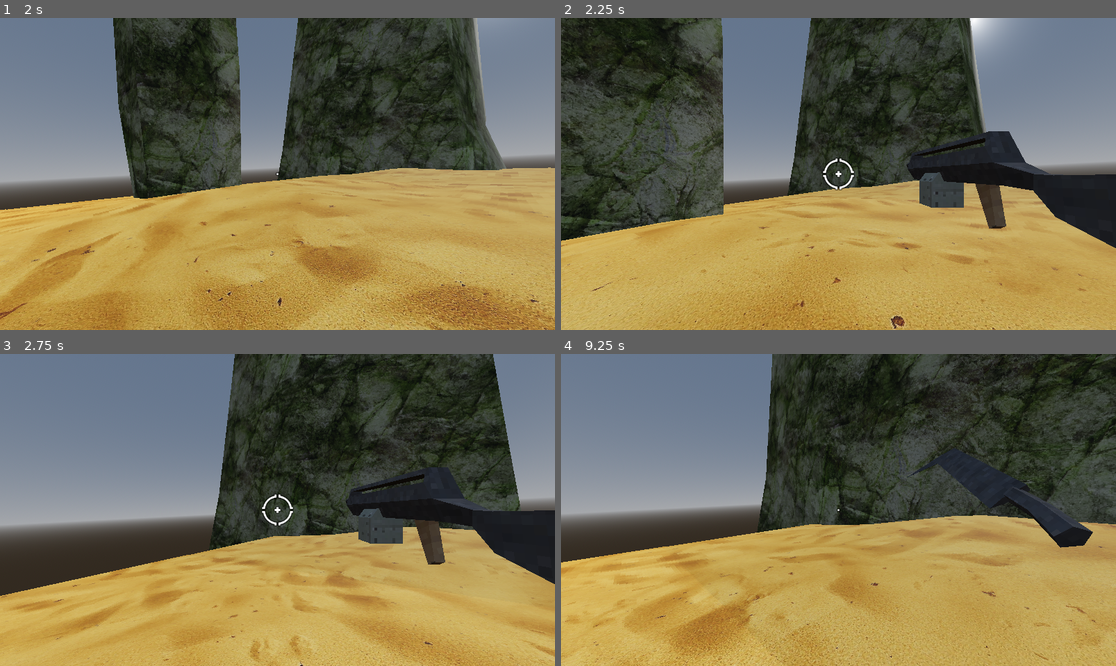
Above: before the commit, frames 1-4 (two rows, left to right).
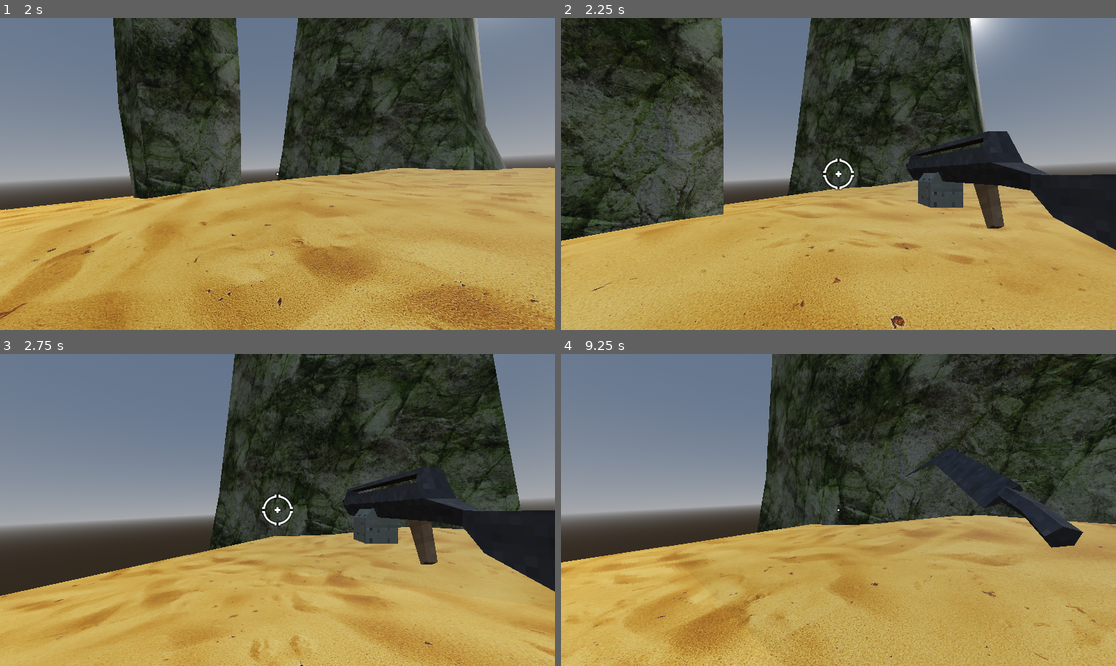
Above: after the commit, the same moments.

Repository: ant1234/retro_fps
Game: Godot game, scene res://world.tscn
Same seed, same stepped clock (60 frames per second), same inputs: the game is played once before the commit and once after it.
Inputs (mouse positions are in pixels of both pictures, inside the frame that each line leads up to):
- Up to frame 1 (2 s): tap Enter at 0.5 s; move the mouse to (305, 174) at 0.52 s; press the mouse at (305, 174) at 0.53 s; hold Up (move_forwards) from 0.53 s (still down); tap Space (jump) at 0.77, 1.52 s; move the mouse to (249, 174) at 1.27 s; release the mouse at (249, 174) at 1.28 s; tap 1 at 1.35 s
- Up to frame 2 (2.25 s): keep holding Up (move_forwards); move the mouse to (849, 167) at 2.02 s; tap 2 at 2.1 s
- Up to frame 3 (2.75 s): keep holding Up (move_forwards)
- Up to frame 4 (9.25 s): move the mouse to (832, 516) at 2.77 s; tap 3 at 2.85 s; tap Space (jump) at 3.02, 3.77, 4.52, 6.02, 6.77, 7.52, 9.02 s; move the mouse to (877, 513) at 3.52 s; tap 4 at 3.6 s; move the mouse to (794, 506) at 4.27 s; tap 5 at 4.35 s; move the mouse to (844, 510) at 5.02 s; tap 6 at 5.1 s; tap R (restart) at 5.75 s; move the mouse to (816, 503) at 5.77 s; release Up (move_forwards) at 5.78 s; hold Right (move_right) 5.78-6.53 s; tap 7 at 5.85 s; move the mouse to (866, 510) at 6.52 s; hold Up (move_forwards) 6.53-8.78 s; tap 8 at 6.6 s; move the mouse to (810, 510) at 7.27 s; tap 9 at 7.35 s; move the mouse to (849, 503) at 8.02 s; tap 0 at 8.1 s; move the mouse to (832, 516) at 8.77 s; hold Left (move_left) from 8.78 s (still down); click (832, 516) at 8.85 s

Frame 1 is identical in both runs. In frame 2, 0.4% of the frame differs, in the area x 62-100%, y 36-75%; in frame 3, 1.3%, in the area x 61-100%, y 36-77%; in frame 4, 0.7%.

Commit message:
Walking animation and setup enemies

Diff:
--- a/characters/character_mover.gd
+++ b/characters/character_mover.gd
@@ -10,6 +10,8 @@
 var character_body : CharacterBody3D
 var move_drag = 0.0
 var move_dir : Vector3
+
+signal moved(velocity: Vector3, grounded: bool)
 
 func _ready() -> void:
 	character_body = get_parent()
@@ -37,3 +39,4 @@
 	character_body.velocity += move_accel * move_dir - flat_velo * drag
 
 	character_body.move_and_slide()
+	moved.emit(character_body.velocity, character_body.is_on_floor())
--- /dev/null
+++ b/characters/enemies/bird_monster/birdmonster.tres
@@ -0,0 +1,11 @@
+[gd_resource type="StandardMaterial3D" load_steps=2 format=3 uid="uid://c2uq4bpsvmf2x"]
+
+[ext_resource type="Texture2D" uid="uid://c46kpa6co4i" path="res://characters/enemies/bird_monster/birdmonster_birdmonster.png" id="1_tnopc"]
+
+[resource]
+resource_name = "birdmonster"
+cull_mode = 2
+albedo_texture = ExtResource("1_tnopc")
+roughness = 0.4
+emission_enabled = true
+texture_filter = 2
--- /dev/null
+++ b/characters/enemies/reptile_monster/reptile.tres
@@ -0,0 +1,11 @@
+[gd_resource type="StandardMaterial3D" load_steps=2 format=3 uid="uid://scp3833l1se1"]
+
+[ext_resource type="Texture2D" uid="uid://b4uxr8h4nugbj" path="res://characters/enemies/reptile_monster/reptilemonster_reptilemonster.png" id="1_7frn6"]
+
+[resource]
+resource_name = "reptile"
+cull_mode = 2
+albedo_texture = ExtResource("1_7frn6")
+roughness = 0.4
+emission_enabled = true
+texture_filter = 2
--- a/characters/player/player.tscn
+++ b/characters/player/player.tscn
@@ -239,6 +239,44 @@
 "attack": SubResource("Animation_l6dee")
 }
 
+[sub_resource type="Animation" id="Animation_xv14a"]
+resource_name = "moving"
+length = 0.5
+loop_mode = 1
+tracks/0/type = "value"
+tracks/0/imported = false
+tracks/0/enabled = true
+tracks/0/path = NodePath("Weapons:position")
+tracks/0/interp = 1
+tracks/0/loop_wrap = true
+tracks/0/keys = {
+"times": PackedFloat32Array(0, 0.233333),
+"transitions": PackedFloat32Array(1, 1),
+"update": 0,
+"values": [Vector3(0, 0, 0), Vector3(-0.135, 0, 0)]
+}
+
+[sub_resource type="Animation" id="Animation_t1a4g"]
+length = 0.001
+tracks/0/type = "value"
+tracks/0/imported = false
+tracks/0/enabled = true
+tracks/0/path = NodePath("Weapons:position")
+tracks/0/interp = 1
+tracks/0/loop_wrap = true
+tracks/0/keys = {
+"times": PackedFloat32Array(0),
+"transitions": PackedFloat32Array(1),
+"update": 0,
+"values": [Vector3(0, 0, 0)]
+}
+
+[sub_resource type="AnimationLibrary" id="AnimationLibrary_vsdb2"]
+_data = {
+"RESET": SubResource("Animation_t1a4g"),
+"moving": SubResource("Animation_xv14a")
+}
+
 [node name="Player" type="CharacterBody3D"]
 collision_layer = 6
 collision_mask = 3
@@ -266,6 +304,7 @@
 
 [node name="Machete" type="Node3D" parent="Camera3D/WeaponManager/Weapons"]
 transform = Transform3D(0.5, 0, 0, 0, 0.5, 0, 0, 0, 0.5, 0.820332, 1.89805, 0.618443)
+visible = false
 script = ExtResource("4_l073q")
 damage = 15
 ammo = -1
@@ -349,6 +388,7 @@
 
 [node name="RocketLauncher" type="Node3D" parent="Camera3D/WeaponManager/Weapons"]
 transform = Transform3D(-0.49984, 0, -0.0126523, 0, 0.5, 0, 0.0126523, 0, -0.49984, 0.969611, 1.79894, -0.0396485)
+visible = false
 script = ExtResource("4_l073q")
 attack_rate = 0.5
 
@@ -386,7 +426,6 @@
 
 [node name="ShotGun" type="Node3D" parent="Camera3D/WeaponManager/Weapons"]
 transform = Transform3D(0.8, 0, 0, 0, 0.8, 0, 0, 0, 0.8, 0.830633, 2.00185, 0.340708)
-visible = false
 script = ExtResource("4_l073q")
 attack_rate = 0.8
 
@@ -430,9 +469,16 @@
 grow_vertical = 2
 texture = ExtResource("21_b4my7")
 
+[node name="AnimationPlayer" type="AnimationPlayer" parent="Camera3D/WeaponManager"]
+libraries = {
+"": SubResource("AnimationLibrary_vsdb2")
+}
+
 [node name="CharacterMover" parent="." instance=ExtResource("2_vmsa5")]
 
 [node name="HealthManager" parent="." instance=ExtResource("3_if7g2")]
 max_health = 98
 
+[connection signal="moved" from="CharacterMover" to="Camera3D/WeaponManager" method="update_animation"]
+
 [editable path="Camera3D/WeaponManager/Weapons/Machete/BulletEmitter/HitScanBulletEmitter"]
--- a/characters/player/weapon_manager.gd
+++ b/characters/player/weapon_manager.gd
@@ -4,6 +4,7 @@
 var weapons_unlocked = []
 var cur_slot = 0
 var cur_weapon = null
+@onready var animation_player: AnimationPlayer = $AnimationPlayer
 
 func _ready() -> void:
 	for weapon in weapons:
@@ -50,3 +51,11 @@
 	else:
 		cur_weapon.show()
 	return true
+
+func update_animation(velocity: Vector3, grounded: bool):
+	if cur_weapon is Weapon and !cur_weapon.is_idle():
+		animation_player.play("RESET")
+	elif !grounded or velocity.length() < 0.5:
+		animation_player.play("RESET", 0.3)
+	else:
+		animation_player.play("moving", 0.3)
--- a/weapons/weapon.gd
+++ b/weapons/weapon.gd
@@ -62,3 +62,6 @@
 	visible = a
 	if !a:
 		animation_player.play("RESET")
+
+func is_idle() -> bool:
+	return !animation_player.is_playing()
Binary file added: characters/enemies/bird_monster/bird_texture.png
Not shown, added: characters/enemies/bird_monster/bird_texture.png.import
Binary file added: characters/enemies/bird_monster/birdmonster.glb
Not shown, added: characters/enemies/bird_monster/birdmonster.glb.import
Binary file added: characters/enemies/bird_monster/birdmonster_birdmonster.png
Not shown, added: characters/enemies/bird_monster/birdmonster_birdmonster.png.import
Binary file added: characters/enemies/reptile_monster/reptile_texture.png
Not shown, added: characters/enemies/reptile_monster/reptile_texture.png.import
Binary file added: characters/enemies/reptile_monster/reptilemonster.glb
Not shown, added: characters/enemies/reptile_monster/reptilemonster.glb.import
Binary file added: characters/enemies/reptile_monster/reptilemonster_reptilemonster.png
Not shown, added: characters/enemies/reptile_monster/reptilemonster_reptilemonster.png.import
(and 1 more such lines)
